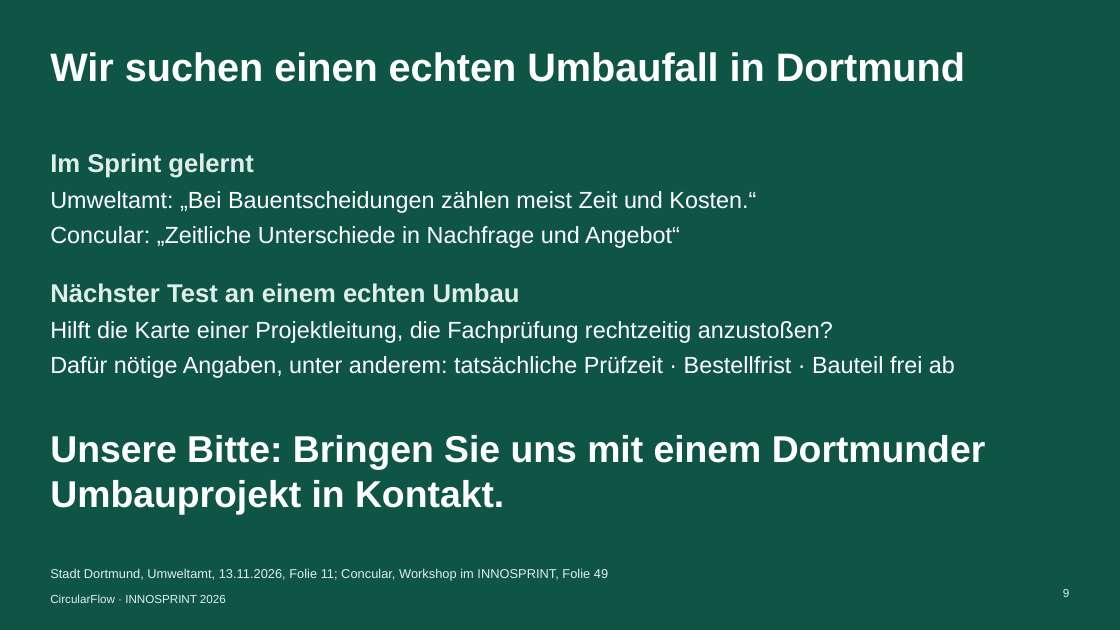
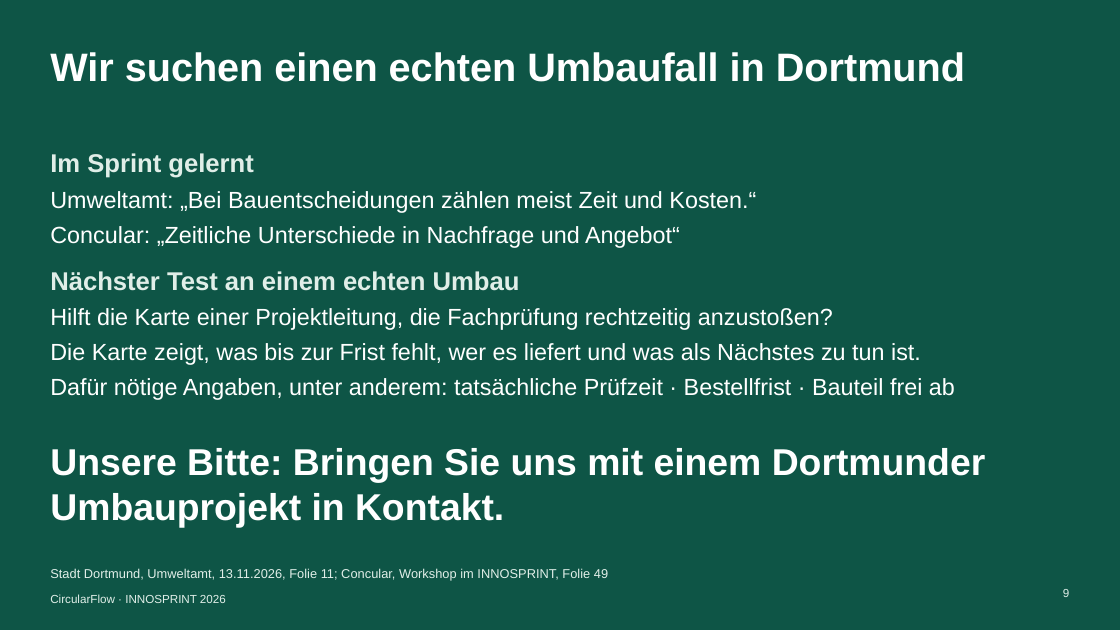
Before and after one commit to sammo3332/CircularFlow, a slide deck: slide 9 of pitch/innosprint-2026/ausgabe/abgabe-5-minuten/CircularFlow_INNOSPRINT2026_Pitch-5-Minuten.pptx. Drawn at 1120x630 pixels with LibreOffice and Linux fonts; fonts in the diff are those of the drawing. Boxes give left, top, right and bottom in pixels: in the first picture for what was removed or moved away, otherwise in the second. Text is boxed around its words. In the diff, an @@ line names an element or a change of style, - is before the commit and + after.

```diff
--- a/pitch/innosprint-2026/ausgabe/abgabe-5-minuten/CircularFlow_INNOSPRINT2026_Pitch-5-Minuten.pptx
+++ b/pitch/innosprint-2026/ausgabe/abgabe-5-minuten/CircularFlow_INNOSPRINT2026_Pitch-5-Minuten.pptx
@@ text "Nächster Test an einem echten ...": place and size @@
-text "Nächster Test an einem echten ..." at (50,283,520,303)
+text "Nächster Test an einem echten ..." at (50,271,520,291)
@@ text "Hilft die Karte einer Projektleitung, ...": place and size @@
-text "Hilft die Karte einer Projektleitung, ..." at (50,321,955,378)
+text "Hilft die Karte einer Projektleitung, ..." at (50,308,955,400)
@@ text at (50,343,921,365): paragraph added @@
+Die Karte zeigt, was bis zur Frist fehlt, wer es liefert und was als Nächstes zu tun ist.
@@ text "Unsere Bitte: Bringen Sie uns ...": place and size @@
-text "Unsere Bitte: Bringen Sie uns ..." at (50,435,986,515)
+text "Unsere Bitte: Bringen Sie uns ..." at (50,448,986,528)
```
Also in this commit, not shown: 4 other files.
